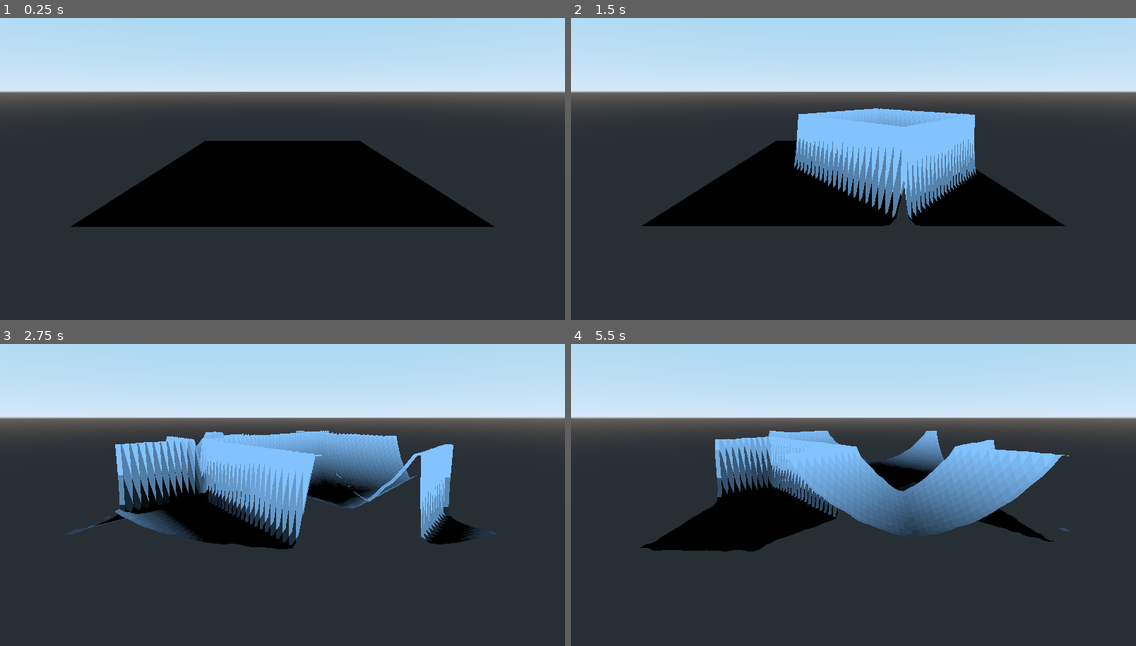
Above: before the commit, frames 1-4 (two rows, left to right).
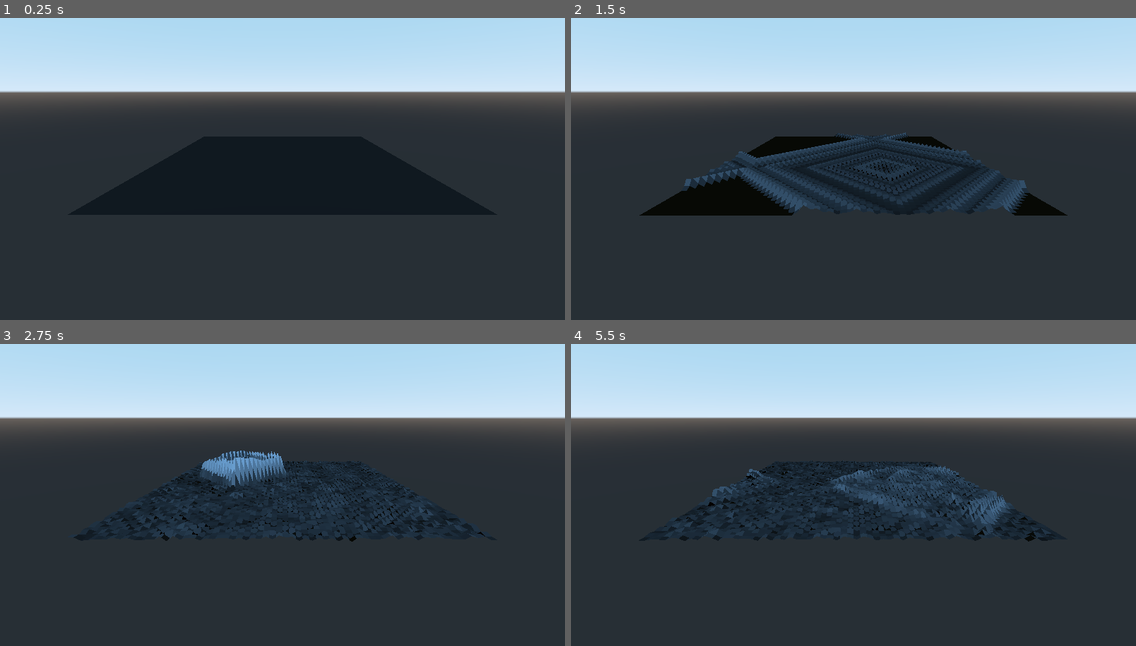
Above: after the commit, the same moments.

Repository: kb173/godot-interactive-water
Game: Godot game, scene res://TestScene.tscn
Two runs of this game, one before a commit and one after it. Both use one fixed random seed, a clock stepped at 60 frames per second and the inputs below.
Inputs:
- Up to frame 1 (0.25 s): no input
- Up to frame 2 (1.5 s): no input
- Up to frame 3 (2.75 s): no input
- Up to frame 4 (5.5 s): no input

The runs differ from the first frame. In frame 1, 15% of the frame differs, in the area x 12-88%, y 40-70%; in frame 2, 16%; in frame 3, 16%; in frame 4, 17%, in the area x 12-89%, y 28-69%.

Commit message:
Even better

Diff:
--- a/PersistentShaderTexture.tscn
+++ b/PersistentShaderTexture.tscn
@@ -5,10 +5,10 @@
 
 [sub_resource type="ShaderMaterial" id=1]
 shader = ExtResource( 1 )
-shader_param/water_height = 0.5
-shader_param/height_damping = 0.087
-shader_param/velocity_damping = 0.11
-shader_param/spread = 0.306
+shader_param/water_height = 0.596
+shader_param/height_damping = 0.763
+shader_param/velocity_damping = -0.009
+shader_param/spread = 0.833
 shader_param/delta_time = 0.1
 
 [node name="PersistentShaderTexture" type="Node"]
